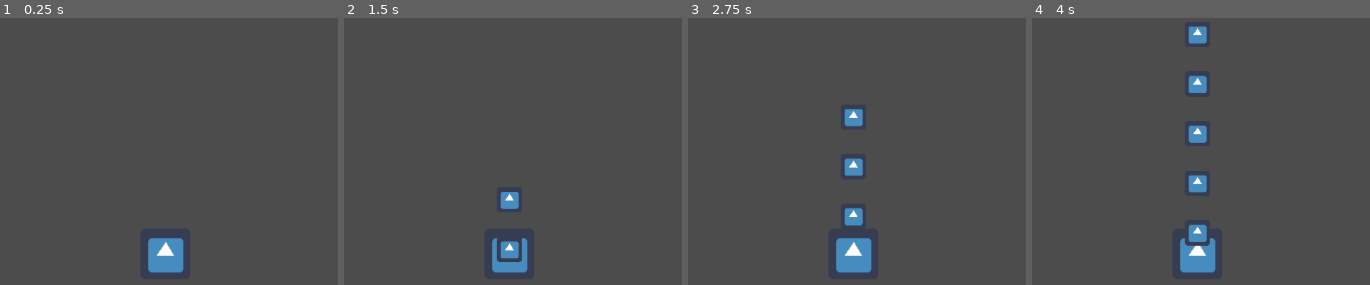
Above: before the commit, frames 1-4 (left to right).
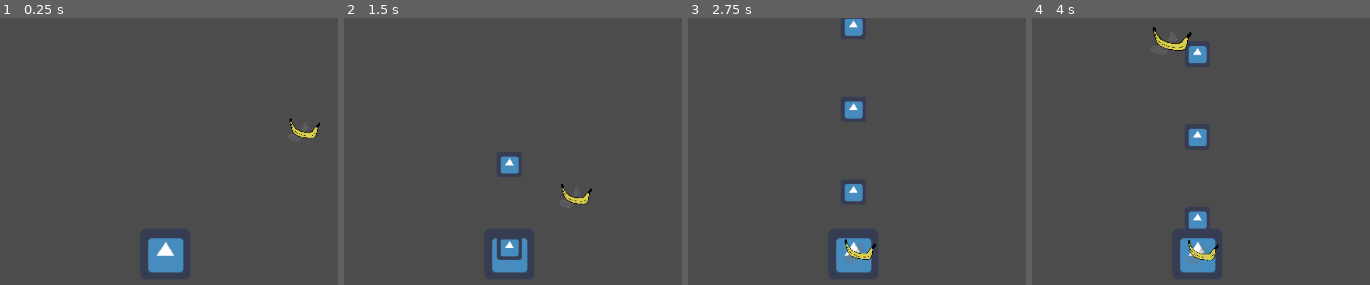
Above: after the commit, the same moments.

Repository: almbr/LameJam-2
Game: Godot game, scene res://World.tscn
Two runs of this game, one before a commit and one after it. Both use one fixed random seed, a clock stepped at 60 frames per second and the inputs below. The engine's default icon, where the game draws it, is replaced by a stand-in: a white triangle on a blue panel in a dark square.
Inputs (mouse positions are in pixels of both pictures, inside the frame that each line leads up to):
- Up to frame 1 (0.25 s): no input
- Up to frame 2 (1.5 s): move the mouse to (671, 228) at 0.52 s; click (671, 228) at 0.67 s; move the mouse to (outside the picture) at 1.27 s; click (outside the picture) at 1.42 s
- Up to frame 3 (2.75 s): move the mouse to (921, 148) at 2.02 s; click (921, 148) at 2.17 s
- Up to frame 4 (4 s): move the mouse to (outside the picture) at 2.77 s; click (outside the picture) at 2.92 s; move the mouse to (outside the picture) at 3.52 s; click (outside the picture) at 3.67 s

The runs differ from the first frame. In frame 1, 0.3% of the frame differs, in the area x 85-95%, y 37-45%; in frame 2, 1.2%; in frame 3, 2.2%; in frame 4, 3.0%, in the area x 35-56%, y 2-93%.

Commit message:
Implement banana and spawn.

Diff:
--- /dev/null
+++ b/Banan.tscn
@@ -0,0 +1,14 @@
+[gd_scene load_steps=3 format=2]
+
+[ext_resource path="res://scripts/Banan.gd" type="Script" id=1]
+[ext_resource path="res://images/banan.png" type="Texture" id=2]
+
+[node name="Banan" type="KinematicBody2D"]
+script = ExtResource( 1 )
+__meta__ = {
+"_edit_group_": true
+}
+
+[node name="Sprite" type="Sprite" parent="."]
+scale = Vector2( 0.09, 0.089532 )
+texture = ExtResource( 2 )
--- a/World.tscn
+++ b/World.tscn
@@ -1,7 +1,12 @@
-[gd_scene load_steps=3 format=2]
+[gd_scene load_steps=6 format=2]
 
 [ext_resource path="res://scripts/antenna.gd" type="Script" id=1]
 [ext_resource path="res://icon.png" type="Texture" id=2]
+[ext_resource path="res://Banan.tscn" type="PackedScene" id=3]
+[ext_resource path="res://scripts/SpawnArea.gd" type="Script" id=4]
+
+[sub_resource type="RectangleShape2D" id=1]
+extents = Vector2( 500.072, 20.6796 )
 
 [node name="World" type="Node2D"]
 scale = Vector2( 1, 1.00614 )
@@ -19,3 +24,20 @@
 
 [node name="Sprite" type="Sprite" parent="antenna"]
 texture = ExtResource( 2 )
+
+[node name="Banan" parent="." instance=ExtResource( 3 )]
+position = Vector2( 718.105, 129.226 )
+scale = Vector2( 0.79635, 0.846962 )
+
+[node name="SpawnArea" type="Area2D" parent="."]
+position = Vector2( 82.2641, -34.9467 )
+script = ExtResource( 4 )
+
+[node name="Shape" type="CollisionShape2D" parent="SpawnArea"]
+position = Vector2( 431.194, -23.3404 )
+shape = SubResource( 1 )
+
+[node name="Spawntimer" type="Timer" parent="."]
+wait_time = 3.09
+autostart = true
+[connection signal="timeout" from="Spawntimer" to="SpawnArea" method="_on_Spawntimer_timeout"]
--- /dev/null
+++ b/scripts/Banan.gd
@@ -0,0 +1,27 @@
+extends KinematicBody2D
+
+export var speed = 100
+
+var target
+
+const UP = Vector2(0,-1)
+
+# Called when the node enters the scene tree for the first time.
+func _ready():
+	target = get_target()
+
+# Called every frame. 'delta' is the elapsed time since the previous frame.
+func _process(_delta):
+	var target_position = target.get_position()
+	move_towards(target_position)
+
+# Moves towards a position. To be called from _process. Should be randomized later.
+func move_towards(position):
+	var direction = get_position().direction_to(position)
+	var velocity = direction*speed
+	velocity = move_and_slide(velocity, UP)
+
+# Returns the banana's target
+func get_target():
+	# Returns the antenna
+	return get_tree().get_nodes_in_group("antenna")[0]
--- a/scripts/Projectile.gd
+++ b/scripts/Projectile.gd
@@ -1,7 +1,7 @@
 extends KinematicBody2D
 
 var vel = Vector2()
-var antenna
+const UP = Vector2(0,-1)
 
 # Called when the node enters the scene tree for the first time.
 #func _ready():
@@ -10,8 +10,8 @@
 func init(velocity):
 	vel = velocity
 
-func _process(delta):
-	position += vel
+func _process(_delta):
+	vel = move_and_slide(vel, UP)
 
 # Called every frame. 'delta' is the elapsed time since the previous frame.
 #func _process(delta):
--- /dev/null
+++ b/scripts/SpawnArea.gd
@@ -0,0 +1,30 @@
+extends Area2D
+
+# This area spawns bananas
+#var Shape = get_node("Shape")
+#var centerpos = colshape2d.position + area2d.position
+var centerpos
+var size = Vector2()
+var positionInArea = Vector2()
+
+var banan = preload("res://Banan.tscn")
+
+# Called when the node enters the scene tree for the first time.
+func _ready():
+	centerpos = $Shape.get_position() + self.get_position()
+	size = $Shape.shape.extents
+	print("Centerpos: ", centerpos)
+	print("Size: ", size)
+
+# Called every frame. 'delta' is the elapsed time since the previous frame.
+#func _process(delta):
+#	pass
+
+# Spawn banana
+func _on_Spawntimer_timeout():
+	positionInArea.x = (randi() % int(size.x)) - (size.x/2) + centerpos.x
+	positionInArea.y = (randi() % int(size.y)) - (size.y/2) + centerpos.y
+
+	var spawn = banan.instance()
+	spawn.position = positionInArea
+	get_tree().get_root().add_child(spawn)
--- a/scripts/antenna.gd
+++ b/scripts/antenna.gd
@@ -7,7 +7,7 @@
 var shoot_counter : float = 0
 export var shoot_delta = 3
 export var shoot_frequency : float = 1
-export var projectile_speed = 1
+export var projectile_speed = 100
 
 # Projectile object scene
 var projectile = preload("res://Projectile.tscn")
@@ -17,7 +17,7 @@
 #	antenna = get_tree().get_nodes_in_group("antenna")[0]
 
 # Called every frame. 'delta' is the elapsed time since the previous frame.
-func _process(delta):
+func _process(_delta):
 	# Every shoot_delta:nth delta a projectile is fired
 	if shoot_counter >= shoot_delta && Input.is_mouse_button_pressed(BUTTON_LEFT):
 		# Perform action
@@ -49,4 +49,3 @@
 	p.set_position(self.get_position())
 	p.init(projectile_velocity)
 	get_tree().get_root().add_child(p)
-	pass
